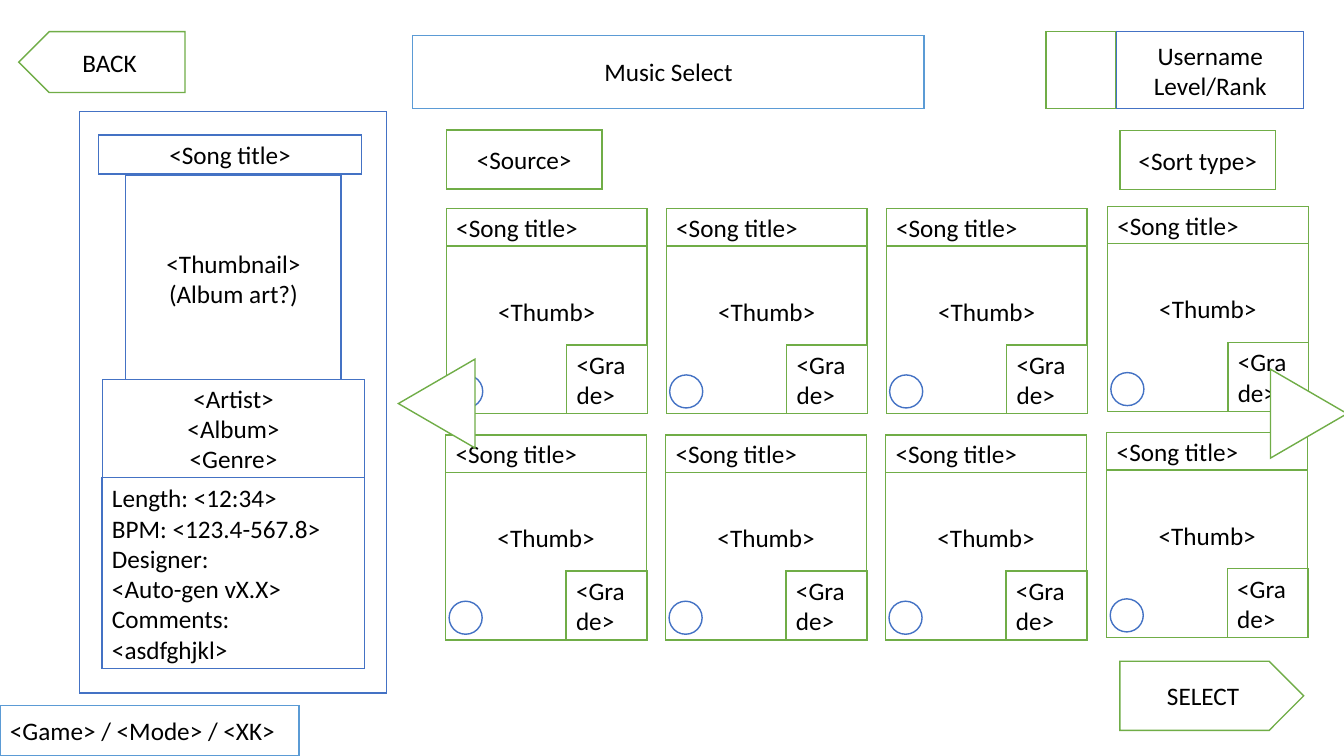
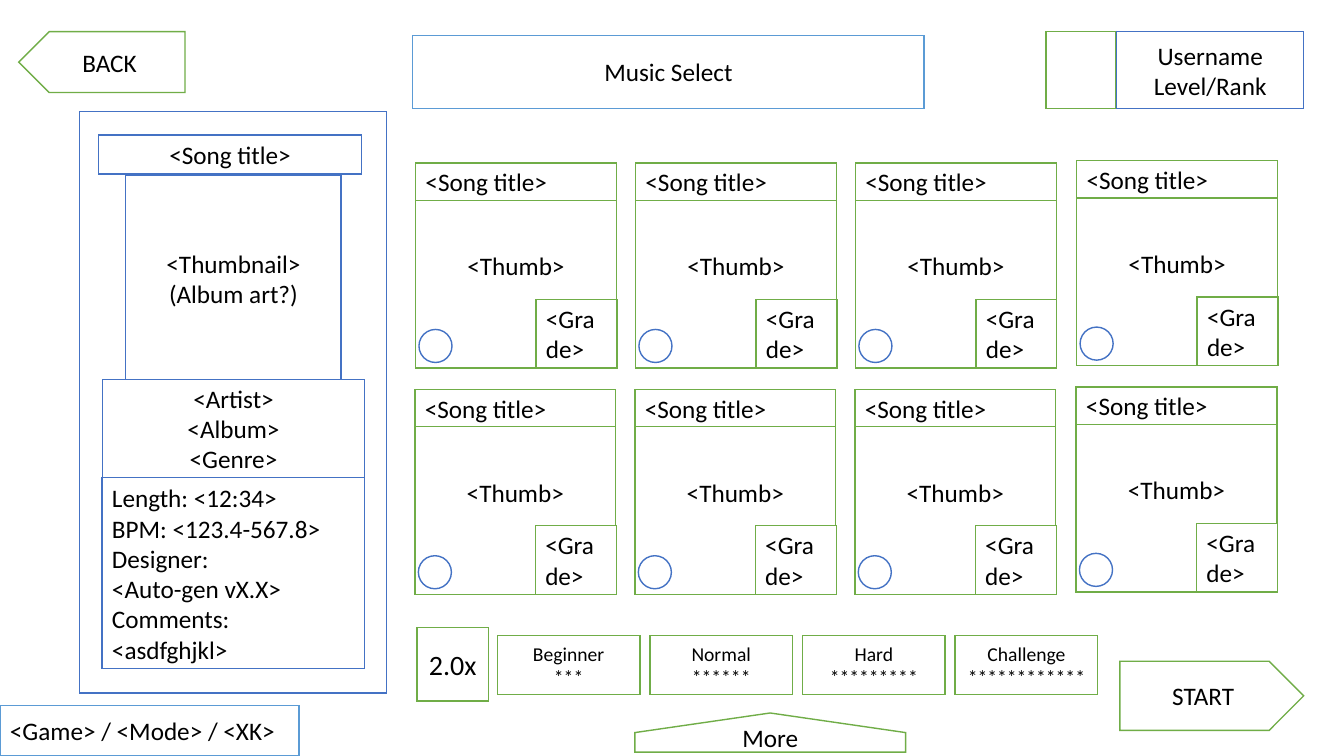
Before and after one commit to OliverMontor/beats2, a slide deck: slide 8 of beats2/Docs/Beats2 - Design Spec.pptx (slide 11 before the commit). Drawn at 1344x756 pixels with LibreOffice and Linux fonts; fonts in the diff are those of the drawing. Boxes give left, top, right and bottom in pixels: in the first picture for what was removed or moved away, otherwise in the second. Text is boxed around its words. In the diff, an @@ line names an element or a change of style, - is before the commit and + after.

```diff
--- a/beats2/Docs/Beats2 - Design Spec.pptx
+++ b/beats2/Docs/Beats2 - Design Spec.pptx
@@ rectangle removed at (447,130,603,190) @@
-<Source>
@@ rectangle removed at (1120,131,1276,191) @@
-<Sort type>
@@ triangle removed at (398,359,475,448) @@
@@ 24 rectangles, 8 ellipses: place and size @@
-24 rectangles, 8 ellipses at (446,207,1309,640)
+24 rectangles, 8 ellipses at (415,160,1278,594)
@@ triangle removed at (1270,369,1344,458) @@
@@ rectangle added at (417,628,489,702), fill #FFFFFF, outline #70AD47 1 pt, 20 pt, text #000000 @@
+2.0x
@@ rectangle added at (497,636,639,696), fill #FFFFFF, outline #70AD47 1 pt, 14 pt, text #000000 @@
+Beginner
+***
@@ rectangle added at (650,636,792,696), fill #FFFFFF, outline #70AD47 1 pt, 14 pt, text #000000 @@
+Normal
+******
@@ rectangle added at (803,636,945,696), fill #FFFFFF, outline #70AD47 1 pt, 14 pt, text #000000 @@
+Hard
+*********
@@ rectangle added at (956,636,1098,696), fill #FFFFFF, outline #70AD47 1 pt, 14 pt, text #000000 @@
+Challenge
+************
@@ text in pentagon arrow at (1172,688,1234,705): text changed @@
-SELECT
+START
@@ pentagon arrow added at (635,713,906,752), fill #FFFFFF, outline #70AD47 1 pt, 18 pt, text #000000 @@
+More
```
Also in this commit, not shown: 17 other slides changed, 6 slides removed, 7 other files.
